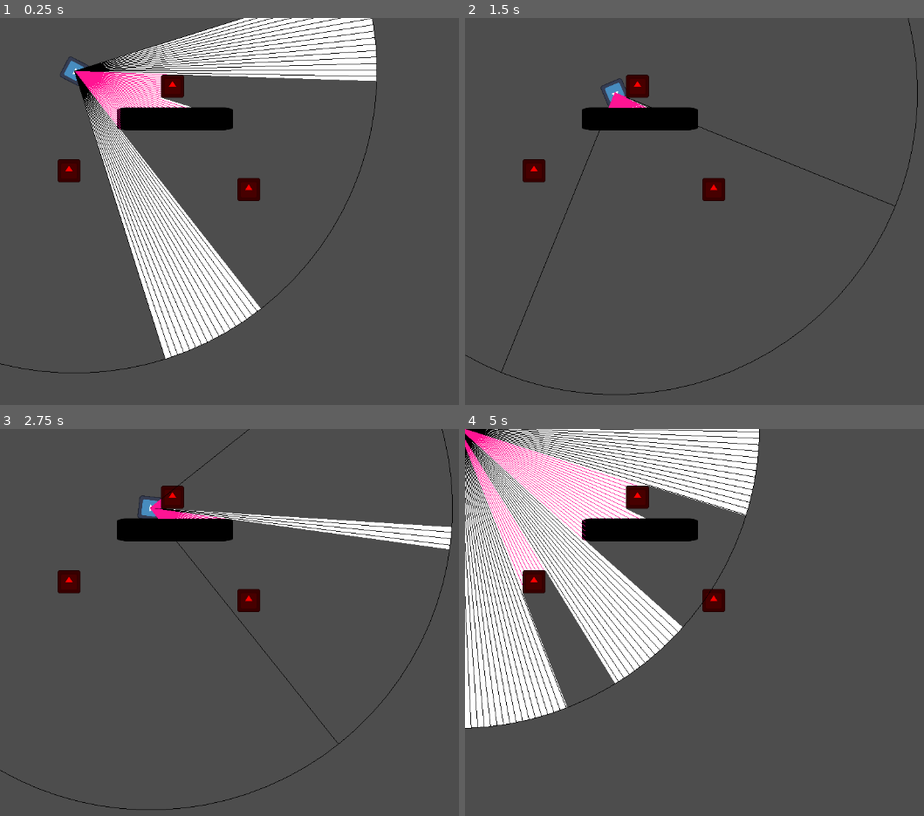
Above: before the commit, frames 1-4 (two rows, left to right).
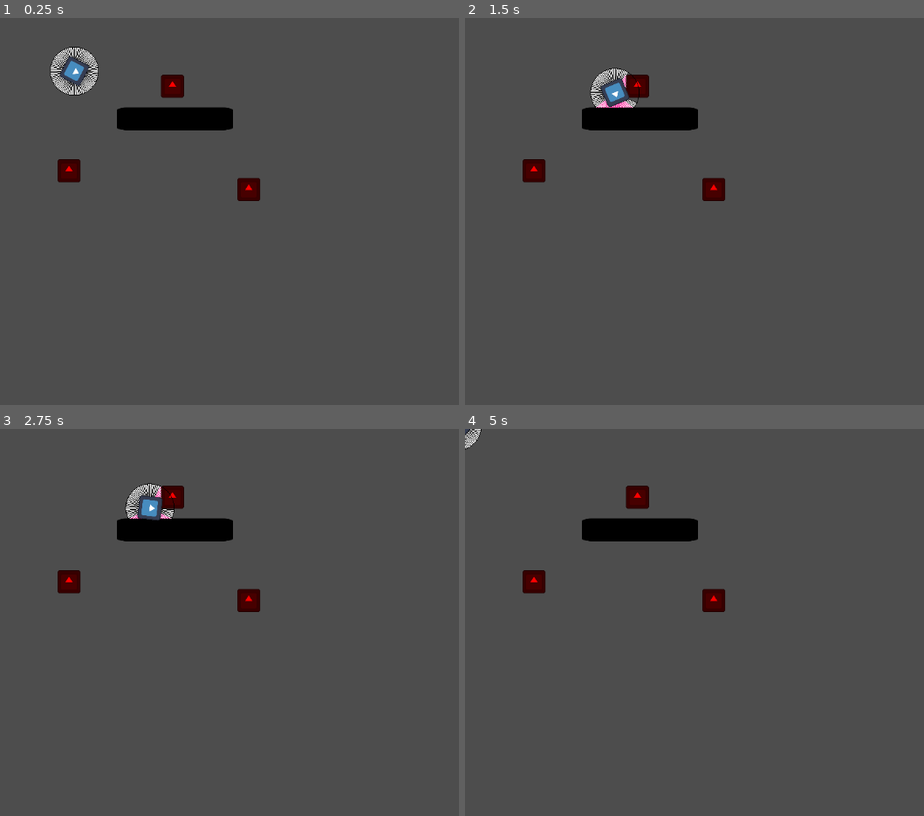
Above: after the commit, the same moments.

Repository: JYiuDev/FOV_Visualization_Demo
Game: Godot game, scene res://Stage/stage.tscn
Two runs of this game, one before a commit and one after it. Both use one fixed random seed, a clock stepped at 60 frames per second and the inputs below. This scene is started directly instead of the project's main scene. The engine's default icon, where the game draws it, is replaced by a stand-in: a white triangle on a blue panel in a dark square.
Inputs (mouse positions are in pixels of both pictures, inside the frame that each line leads up to):
- Up to frame 1 (0.25 s): no input
- Up to frame 2 (1.5 s): tap Enter at 0.5 s; move the mouse to (outside the picture) at 0.52 s; hold D (Right) 0.53-1.28 s; move the mouse to (676, 234) at 1.27 s; hold S (Down) from 1.28 s (still down)
- Up to frame 3 (2.75 s): tap Space at 2 s; move the mouse to (417, 537) at 2.02 s; release S (Down) at 2.03 s; hold D (Right) from 2.03 s (still down)
- Up to frame 4 (5 s): tap Enter at 2.75 s; move the mouse to (777, 703) at 2.77 s; release D (Right) at 2.78 s; hold W (Up) 2.78-3.53 s; move the mouse to (outside the picture) at 3.52 s; hold A (Left) from 3.53 s (still down); move the mouse to (602, 564) at 4.27 s

The runs differ from the first frame. In frame 1, 18% of the frame differs, in the area x 0-83%, y 0-92%; in frame 2, 1.1%; in frame 3, 2.9%; in frame 4, 27%, in the area x 0-65%, y 0-78%.

Commit message:
update
Task: implement ring vision which is the default vision for angles not in FOV

Diff:
--- a/FOV_Entities/Observer/FOV.gd
+++ b/FOV_Entities/Observer/FOV.gd
@@ -2,10 +2,12 @@
 class_name FOV
 
 @export_category("FOV properties")
+@export var ringRadius: float
 @export var viewRadius: float
 @export var viewAngle:  float
 
 @export_range(0.01, 1) var findTargetFrequency: float = 0.5
+@export_range(0.01,0.5)var ringResolution:	float = 0.25
 @export_range(0.01, 1) var raycastResolution: float   = 0.01
 
 @export_range(0,20) var edgeFindIteration: int = 6
@@ -23,8 +25,6 @@
 	FOVmesh = get_node("FOV_Mesh")
 	FOVDraw = get_node("FOV_DebugDraw")
 	FindTargets(findTargetFrequency)
-
-
 # Called every frame. 'delta' is the elapsed time since the previous frame.
 func _process(_delta):
 	queue_redraw()
@@ -78,6 +78,7 @@
 	var viewcastArray: Array = []
 	var oldViewCast: ViewcastInfo
 
+
 	for i in (rayNumber + 2):
 		var angle = i * step
 		var viewcast:ViewcastInfo = Viewcast(angle)
@@ -94,7 +95,6 @@
 		viewPoints.append(viewcast.point)
 		viewcastArray.append(viewcast)
 		oldViewCast = viewcast
-
 
 	#Pass viewpoints to debug
 	FOVDraw.viewcastArray.clear()
--- a/FOV_Entities/Targets/target.tscn
+++ b/FOV_Entities/Targets/target.tscn
@@ -16,5 +16,4 @@
 texture = ExtResource("2_lgupw")
 
 [node name="CollisionShape2D" type="CollisionShape2D" parent="."]
-scale = Vector2(1, 1)
 shape = SubResource("RectangleShape2D_3bym0")
--- a/Stage/stage.tscn
+++ b/Stage/stage.tscn
@@ -9,9 +9,13 @@
 [node name="Character" parent="." instance=ExtResource("1_ja7ih")]
 position = Vector2(123, 88)
 
+[node name="Sprite2D" parent="Character" index="0"]
+z_index = 10
+
 [node name="FOV" parent="Character" index="2"]
-viewRadius = 500.0
-raycastResolution = 0.8
+viewRadius = 40.0
+viewAngle = 360.0
+raycastResolution = 0.25
 edgeFindIteration = 10
 edgeThreshhold = 15.0
 
